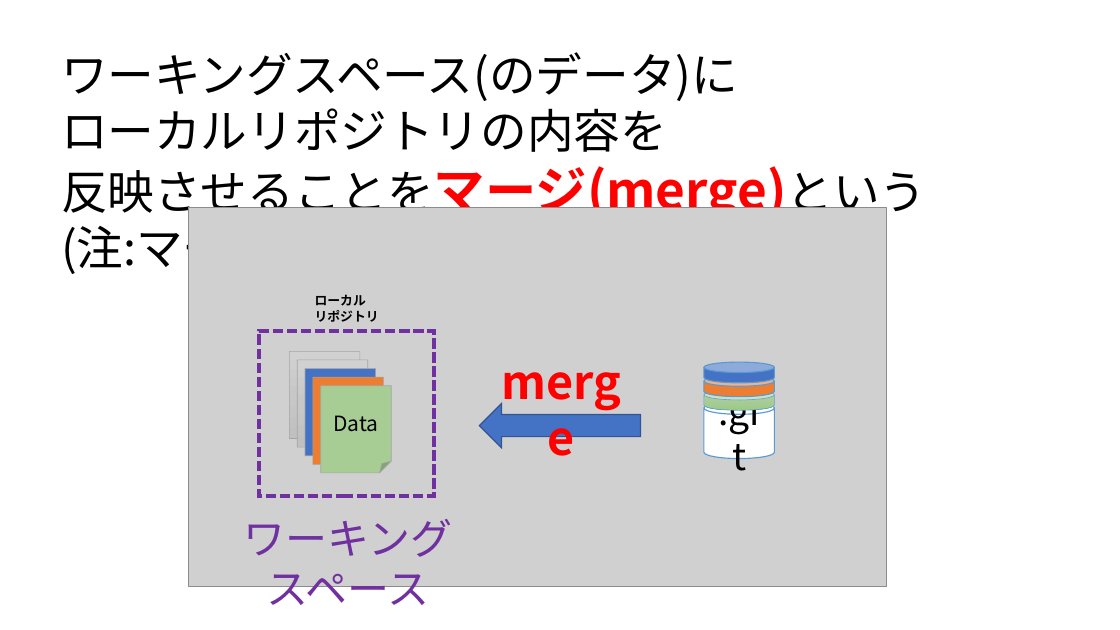
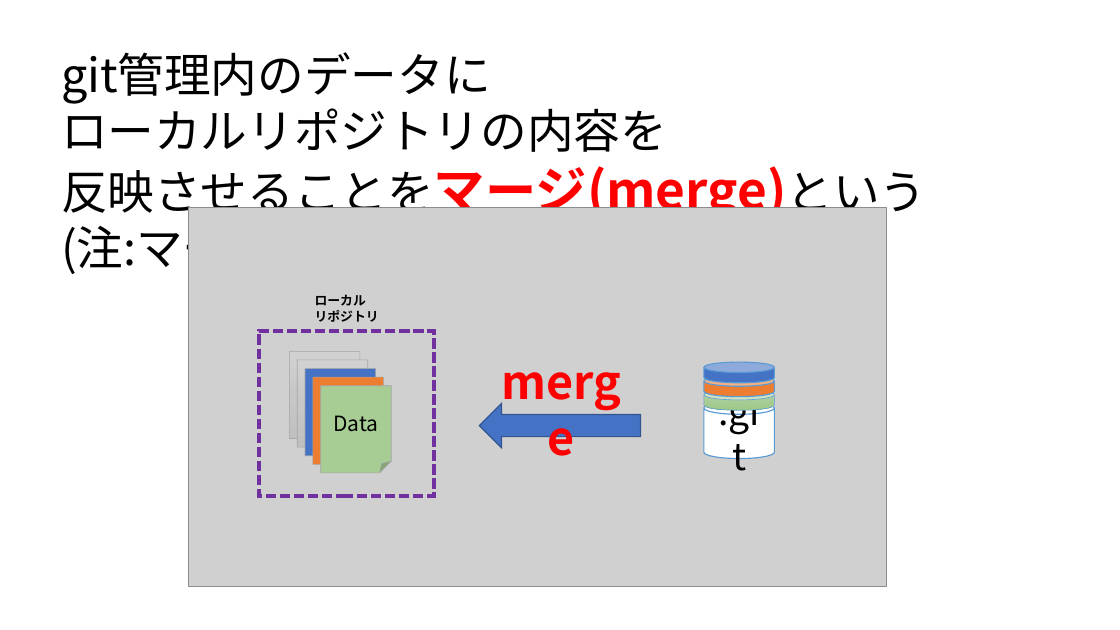
Before and after one commit to syalpon/GITS, a slide deck: slide 21 of git.pptx (slide 20 before the commit). Drawn at 1120x630 pixels with LibreOffice and Linux fonts; fonts in the diff are those of the drawing; grey boxes stand for pictures. Boxes give left, top, right and bottom in pixels: in the first picture for what was removed or moved away, otherwise in the second. Text is boxed around its words. In the diff, an @@ line names an element or a change of style, - is before the commit and + after.

```diff
--- a/git.pptx
+++ b/git.pptx
@@ text at bbox=[61, 52, 491, 104]: text changed @@
-ワーキングスペース(のデータ)に
+git管理内のデータに
@@ text removed at bbox=[244, 519, 453, 615] @@
-ワーキング
-スペース
```
Also in this commit, not shown: 8 other slides changed, 3 slides added, 1 other file.
